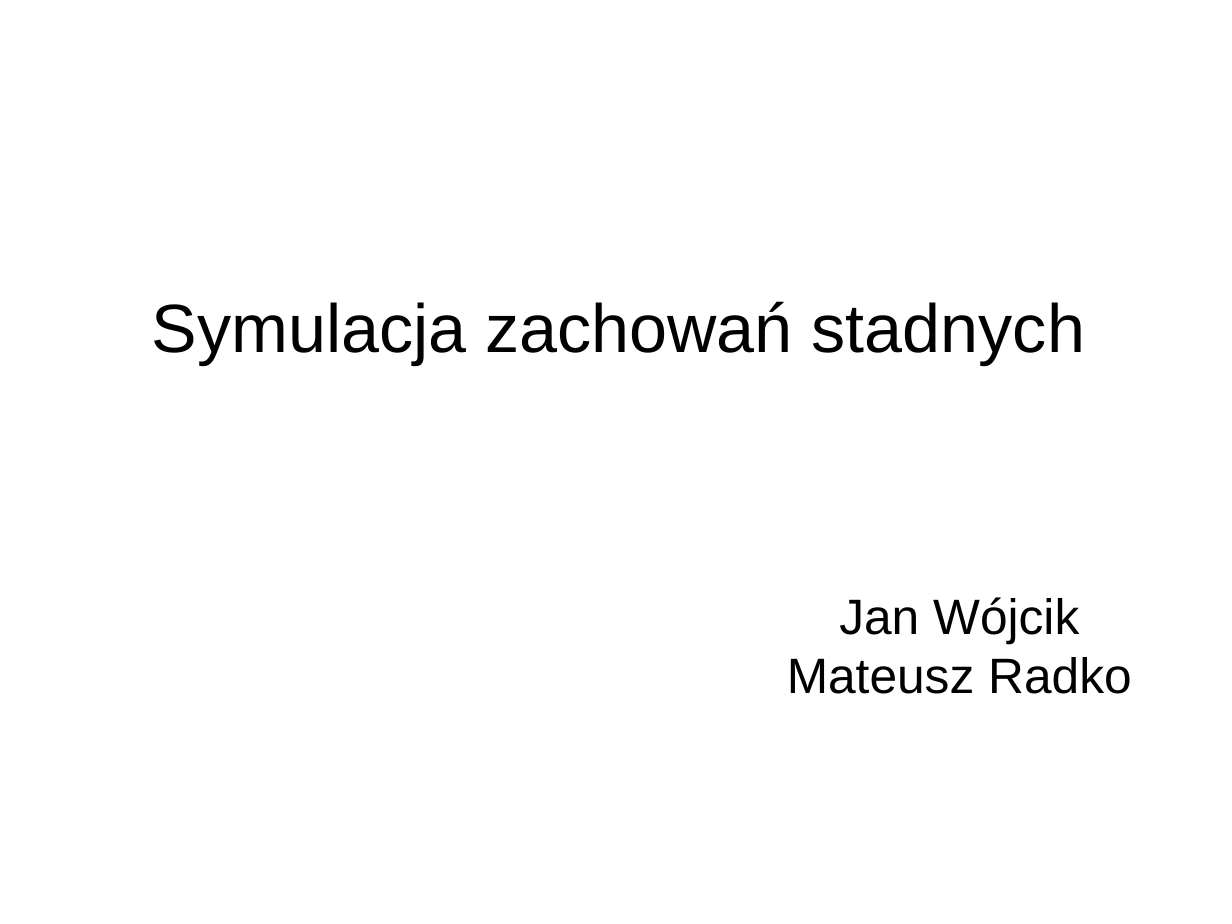
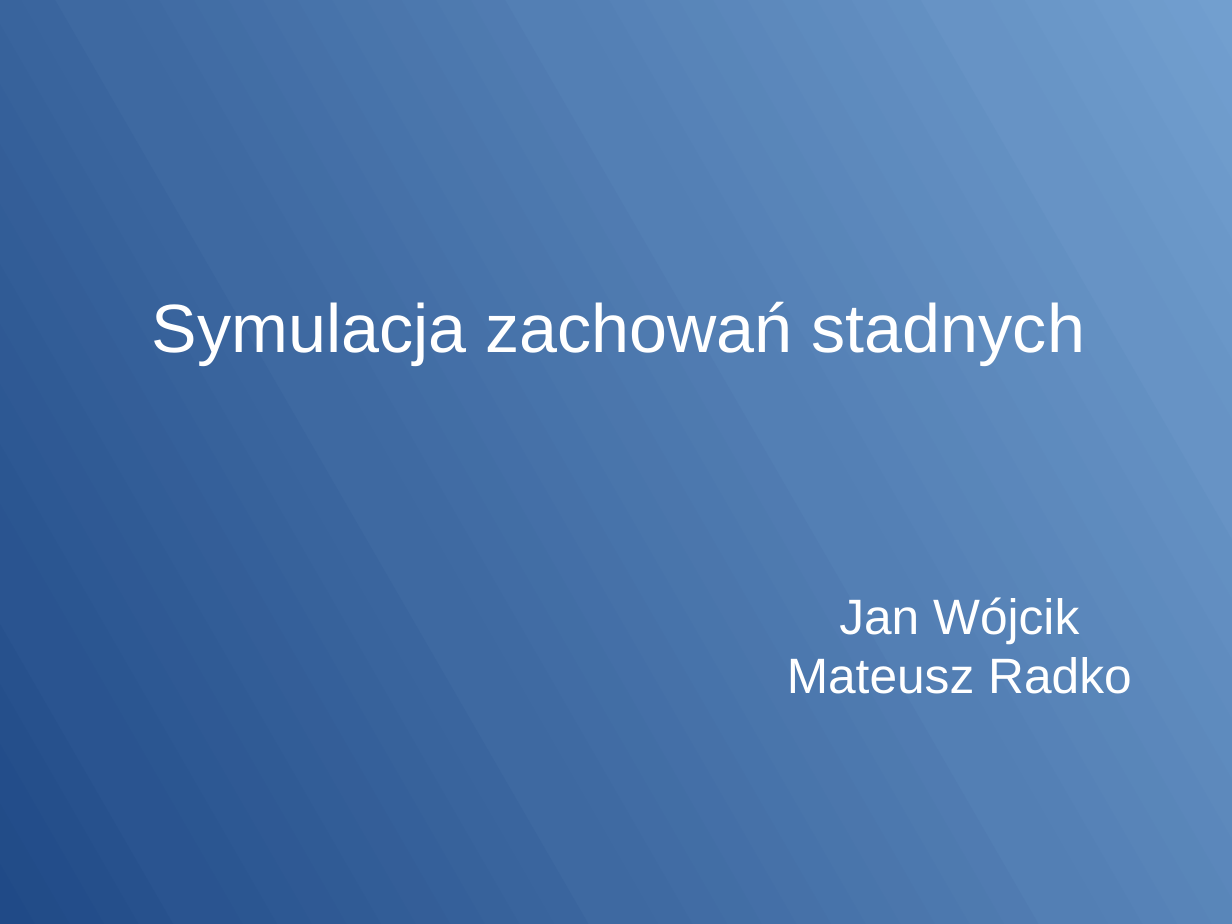
Before and after one commit to janwojcik5/HerdSimulation, a slide deck: slide 1 of Prezentacja.odp. Drawn at 1232x924 pixels with LibreOffice and Linux fonts; fonts in the diff are those of the drawing. Boxes give left, top, right and bottom in pixels: in the first picture for what was removed or moved away, otherwise in the second. Text is boxed around its words. In the diff, an @@ line names an element or a change of style, - is before the commit and + after.

```diff
--- a/Prezentacja.odp
+++ b/Prezentacja.odp
@@ background #FFFFFF to gradient #729FCF to #709DCE to #6F9CCC to #6D9ACB to #6B98C9 to #6A97C8 @@
@@ title "Symulacja zachowań stadnych" at [152,301,1085,365]: text colour #000000 to #FFFFFF @@
@@ subtitle "Jan Wójcik Mateusz Radko" at [787,597,1132,694]: text colour #000000 to #FFFFFF @@
```
Also in this commit, not shown: 7 other slides changed, 3 slides added, 2 other files.
